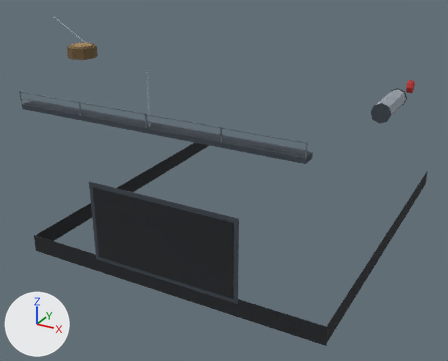
The FBX model assets/3d/export/env_fallow_stern_trim.fbx, before and after one commit.
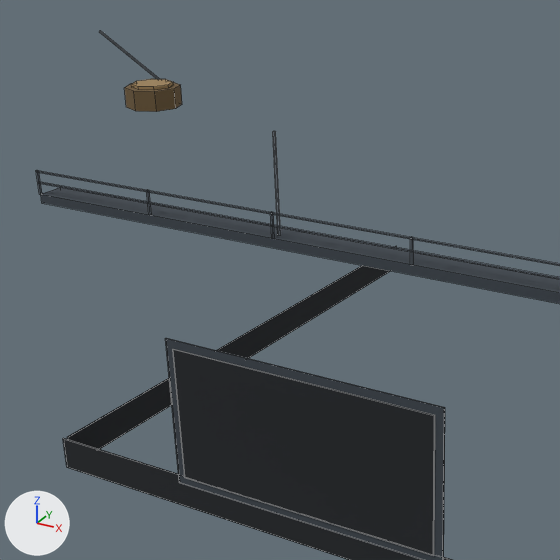
Each version is shown whole from a 50 mm lens placed at (62.1, -268.1, 70.5), pointed at (-4.8, -146.5, 9.7), then close up on the part from 0% to 67% of the width and 0% to 83% of the height. Every picture has the same lights, and +X, +Y and +Z are marked at lower left. The first two pictures are the older version. The close-ups show mesh edges as thin lines.

Objects in the first close-up: 'env_fallow_stern_trim'.
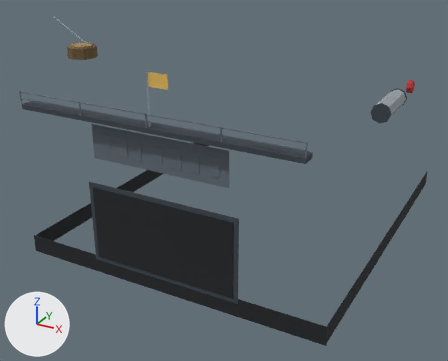
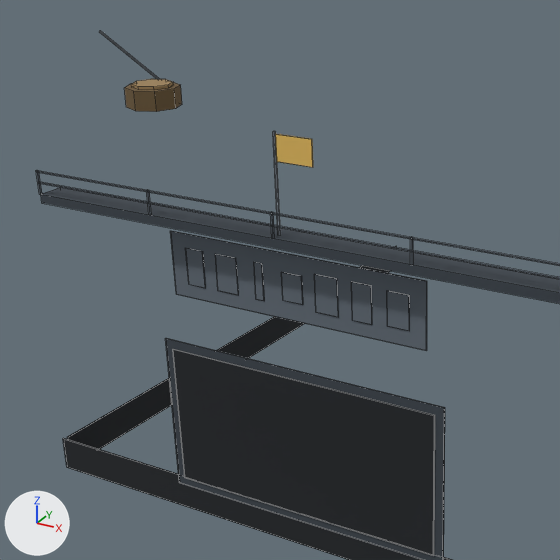
Where the change shows, as pixel boxes [x1, y1, x2, y2] in the close-ups (560 x 560 px):
```json
{"part": 1, "of": "me_env_fallow_stern_trim", "change": "added", "after": [275, 134, 313, 167], "on screen": "orange"}
{"part": 2, "of": "me_env_fallow_stern_trim", "change": "added", "after": [170, 231, 427, 351]}
{"part": 3, "of": "me_env_fallow_stern_trim", "change": "added", "after": [185, 248, 206, 288]}
{"part": 4, "of": "me_env_fallow_stern_trim", "change": "added", "after": [215, 254, 239, 295]}
{"part": 5, "of": "me_env_fallow_stern_trim", "change": "added", "after": [254, 262, 265, 301]}
{"part": 6, "of": "me_env_fallow_stern_trim", "change": "added", "after": [281, 272, 303, 305]}
{"part": 7, "of": "me_env_fallow_stern_trim", "change": "added", "after": [314, 274, 339, 317]}
{"part": 8, "of": "me_env_fallow_stern_trim", "change": "added", "after": [351, 281, 372, 325]}
{"part": 9, "of": "me_env_fallow_stern_trim", "change": "added", "after": [387, 291, 410, 331]}
```

Scene script edits in JSON lines:
```json
{"block": "me_env_fallow_stern_trim", "where": "# used by ob_env_fallow_stern_trim; location = (0.0, 0.0, 0.0)"}
{"op": "remove", "block": "me_env_fallow_stern_trim", "code": "me_env_fallow_stern_trim.from_pydata(...)  # 224 vertices, 154 faces; spans x -54.2..39.2, y -183.6..-100.0, z -1.0..45.1"}
{"op": "add", "block": "me_env_fallow_stern_trim", "code": "me_env_fallow_stern_trim.from_pydata(...)  # 296 vertices, 208 faces; spans x -54.2..39.2, y -183.6..-100.0, z -1.0..45.1"}
{"block": "me_env_fallow_stern_trim", "change": "me_env_fallow_stern_trim part 1: a new loose piece, a box spanning x 0.15..4.15, y -182.55..-182.45, z 42.2..44.8, in mat_palette (picture img_palette_png)"}
{"block": "me_env_fallow_stern_trim", "change": "me_env_fallow_stern_trim part 2: a new loose piece, a box spanning x -15.0..15.0, y -180.75..-180.6, z 25.5..32.5, in mat_palette (picture img_palette_png)"}
{"block": "me_env_fallow_stern_trim", "change": "me_env_fallow_stern_trim part 3: a new loose piece, a box spanning x -13.1..-10.9, y -180.85..-180.75, z 27.0..31.0, in mat_palette (picture img_palette_png)"}
{"block": "me_env_fallow_stern_trim", "change": "me_env_fallow_stern_trim part 4: a new loose piece, a box spanning x -9.3..-6.7, y -180.85..-180.75, z 27.0..31.0, in mat_palette (picture img_palette_png)"}
{"block": "me_env_fallow_stern_trim", "change": "me_env_fallow_stern_trim part 5: a new loose piece, a box spanning x -4.5..-3.5, y -180.85..-180.75, z 27.0..31.0, in mat_palette (picture img_palette_png)"}
{"block": "me_env_fallow_stern_trim", "change": "me_env_fallow_stern_trim part 6: a new loose piece, a box spanning x -1.2..1.2, y -180.85..-180.75, z 27.5..30.5, in mat_palette (picture img_palette_png)"}
{"block": "me_env_fallow_stern_trim", "change": "me_env_fallow_stern_trim part 7: a new loose piece, a box spanning x 2.7..5.3, y -180.85..-180.75, z 27.0..31.0, in mat_palette (picture img_palette_png)"}
{"block": "me_env_fallow_stern_trim", "change": "me_env_fallow_stern_trim part 8: a new loose piece, a box spanning x 6.9..9.1, y -180.85..-180.75, z 27.0..31.0, in mat_palette (picture img_palette_png)"}
{"block": "me_env_fallow_stern_trim", "change": "me_env_fallow_stern_trim part 9: a new loose piece, a box spanning x 10.8..13.2, y -180.85..-180.75, z 27.2..30.8, in mat_palette (picture img_palette_png)"}
```
